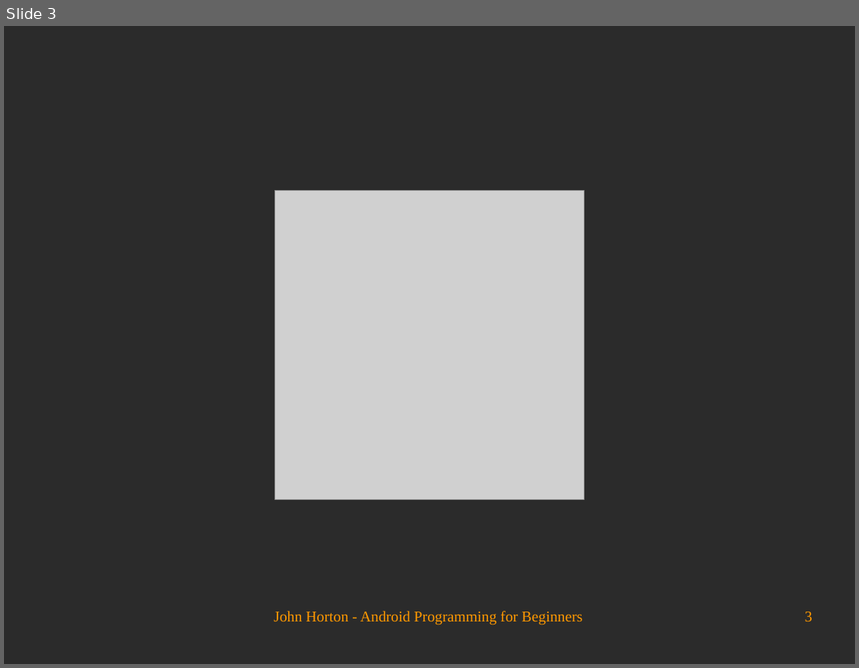
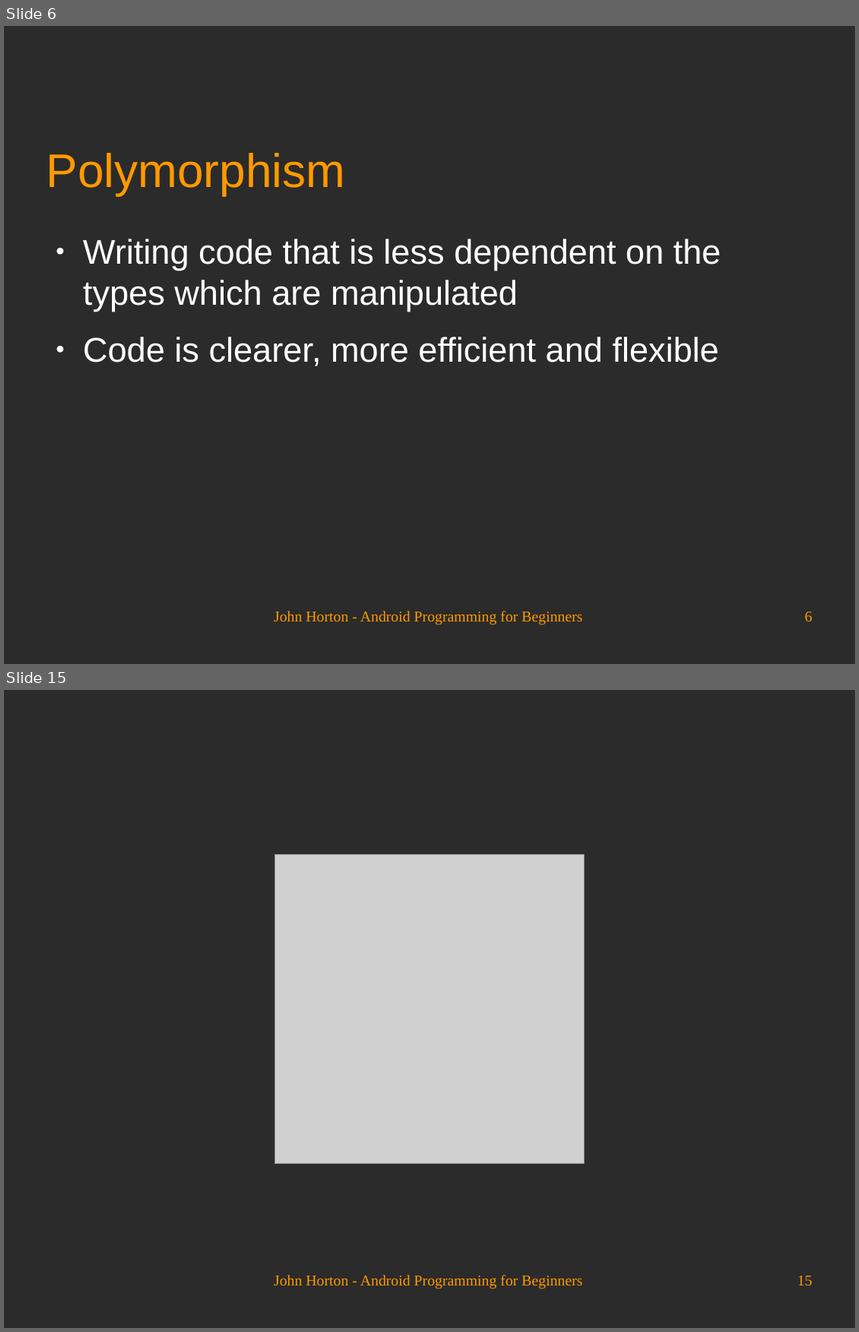
Before and after one commit to Academy-Soft-Intellect/Android-Programming-for-Beginners, a slide deck: 09_Object_Oriented_Programming.odp. Shown one above the other, each under a label of ours: slide 3 before the commit, slides 6 and 15 after it; the slides between them are not shown. The pictures are 859x668 and 859x1332 pixels, drawn with LibreOffice and Linux fonts; fonts in the diff are those of the drawing; grey boxes stand for pictures; background and template pictures are left out; a plain dark background stands for a picture behind light text. Boxes give left, top, right and bottom in pixels: in the first picture for what was removed or moved away, otherwise in the second. Text is boxed around its words. In the diff, an @@ line names an element or a change of style, - is before the commit and + after.

```diff
--- a/09_Object_Oriented_Programming.odp
+++ b/09_Object_Oriented_Programming.odp
@@ slide 6 added at (x1=4, y1=26, x2=855, y2=664), background picture (left out) @@
@@ title added at (x1=47, y1=153, x2=345, y2=195), 44 pt, text #FF9900 @@
+Polymorphism
@@ text added at (x1=83, y1=239, x2=721, y2=366), 32 pt, text #FFFFFF @@
+● Writing code that is less dependent on the types which are manipulated
+● Code is clearer, more efficient and flexible
@@ text added at (x1=274, y1=611, x2=582, y2=626), 14 pt, text #FF9900 @@
+John Horton - Android Programming for Beginners
@@ page number added at (x1=805, y1=612, x2=813, y2=622), 14 pt, text #FF9900 @@
+6
@@ what was slide 3 is now slide 15 @@
@@ page number at (x1=797, y1=1276, x2=813, y2=1286): text changed @@
-3
+15
```
Also in this commit, not shown: 2 slides changed, 11 other slides added.
